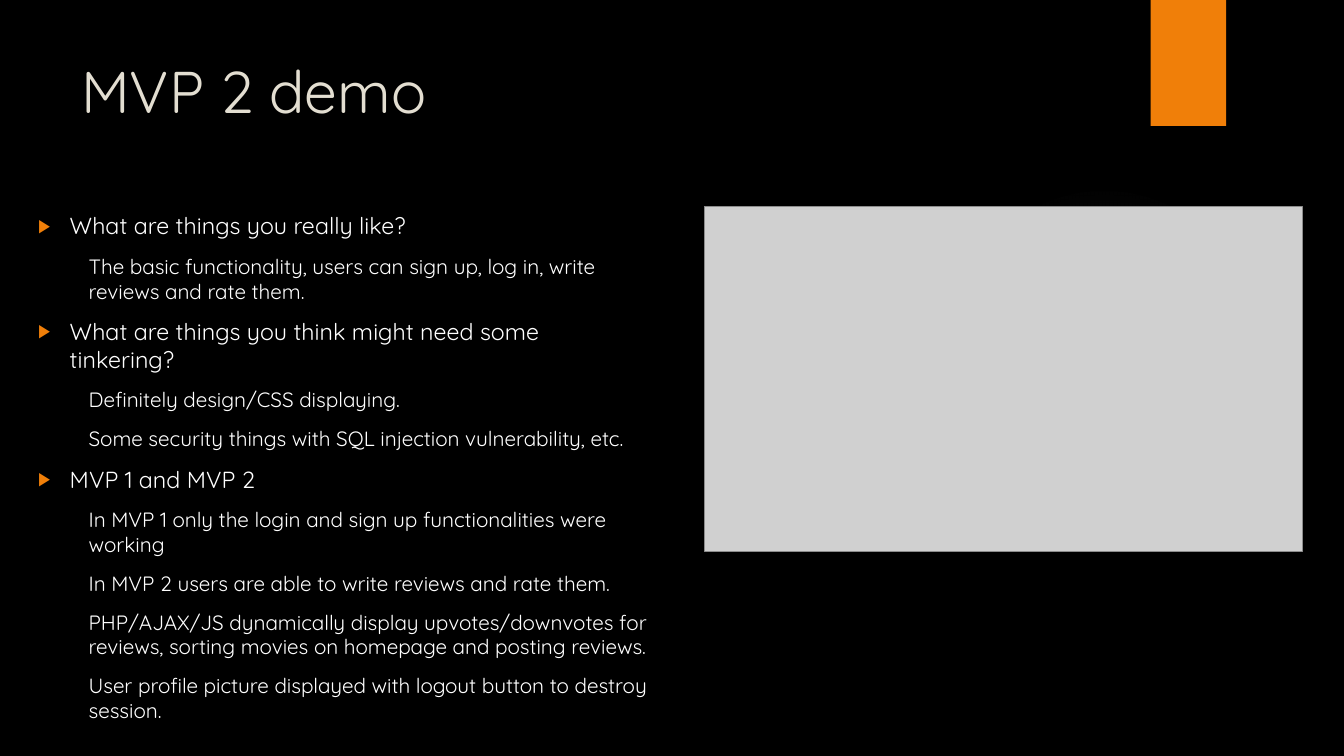
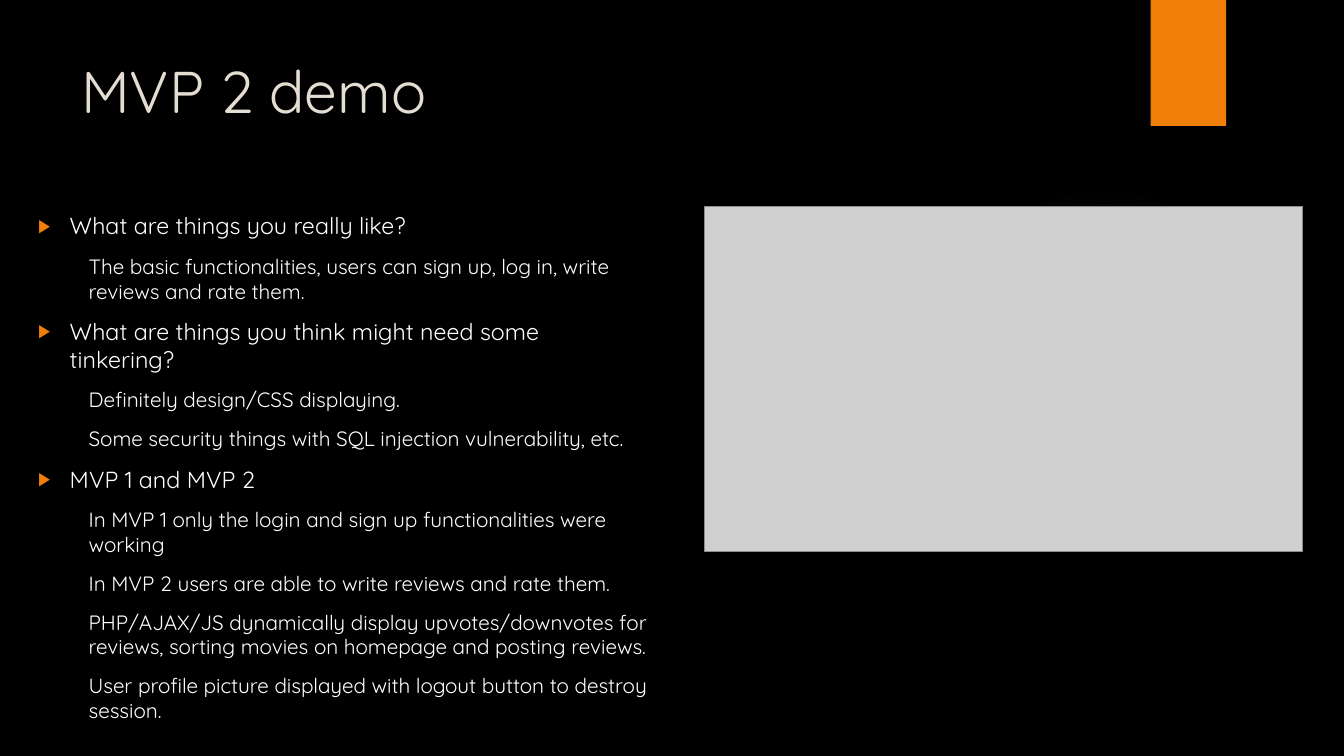
Before and after one commit to alpacamusical/Project-ENSE-374, a slide deck: slide 6 of Documentation/Milestone 4.pptx. Drawn at 1344x756 pixels with LibreOffice and Linux fonts; fonts in the diff are those of the drawing; grey boxes stand for pictures; background and template pictures are left out. Boxes give left, top, right and bottom in pixels: in the first picture for what was removed or moved away, otherwise in the second. Text is boxed around its words. In the diff, an @@ line names an element or a change of style, - is before the commit and + after.

```diff
--- a/Documentation/Milestone 4.pptx
+++ b/Documentation/Milestone 4.pptx
@@ text at [89, 258, 609, 300]: text changed @@
-    The basic functionality, users can sign up, log in, write reviews and rate them.
+    The basic functionalities, users can sign up, log in, write reviews and rate them.
```
Also in this commit, not shown: 1 other slide changed.
